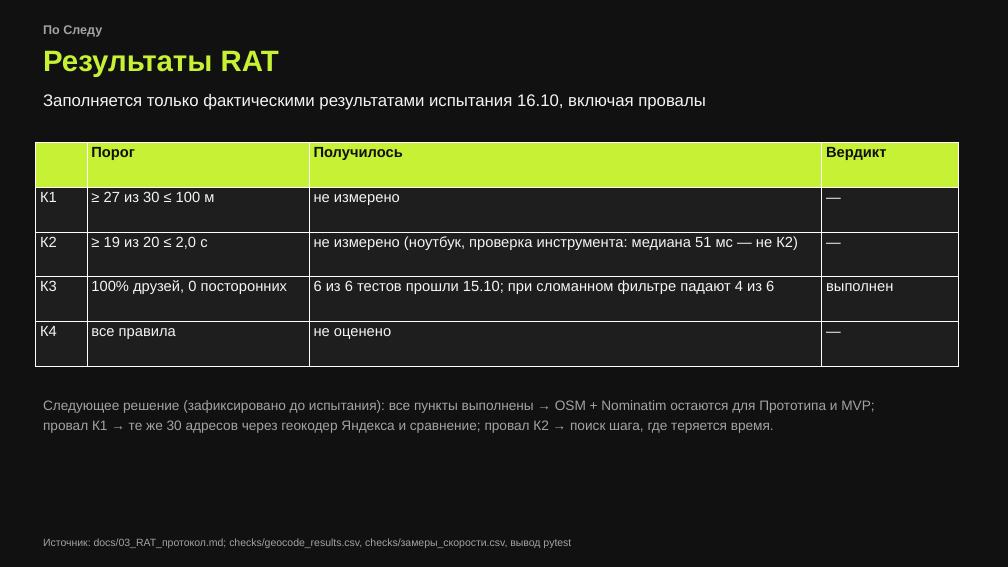
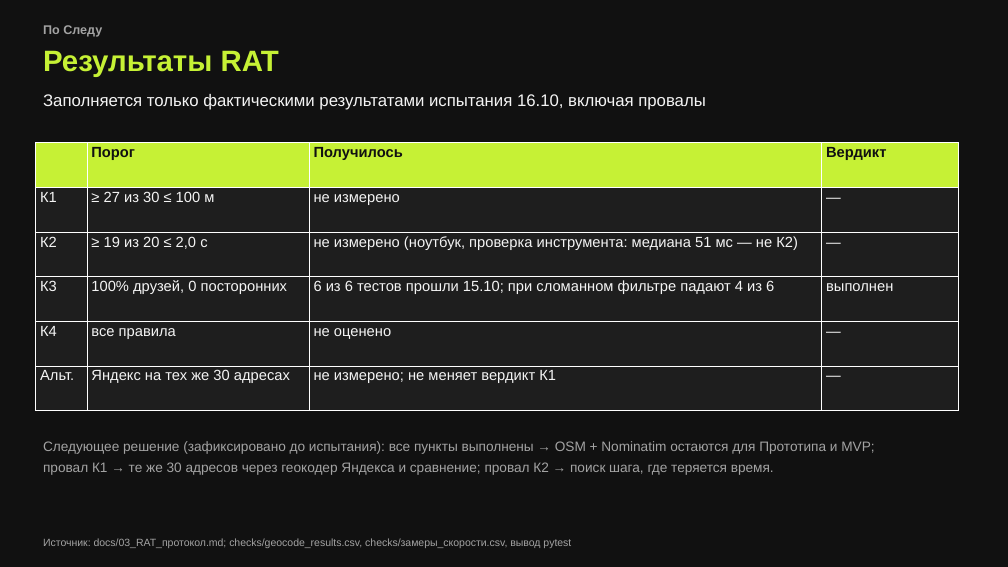
Before and after one commit to KAKBE/social_network, a slide deck: slide 10 of presentation/ПоСледу_RAT-PoC.pptx. Drawn at 1008x567 pixels with LibreOffice and Linux fonts; fonts in the diff are those of the drawing. Boxes give left, top, right and bottom in pixels: in the first picture for what was removed or moved away, otherwise in the second. Text is boxed around its words. In the diff, an @@ line names an element or a change of style, - is before the commit and + after.

```diff
--- a/presentation/ПоСледу_RAT-PoC.pptx
+++ b/presentation/ПоСледу_RAT-PoC.pptx
@@ table at (36, 143, 959, 411) @@
+row 6: Альт. | Яндекс на тех же 30 адресах | не измерено; не меняет вердикт К1 | —
@@ text "Следующее решение (зафиксировано до испытания): ...": place and size @@
-text "Следующее решение (зафиксировано до испытания): ..." at (43, 400, 874, 433)
+text "Следующее решение (зафиксировано до испытания): ..." at (43, 441, 874, 475)
```
Also in this commit, not shown: 1 other slide changed, 8 other files.
